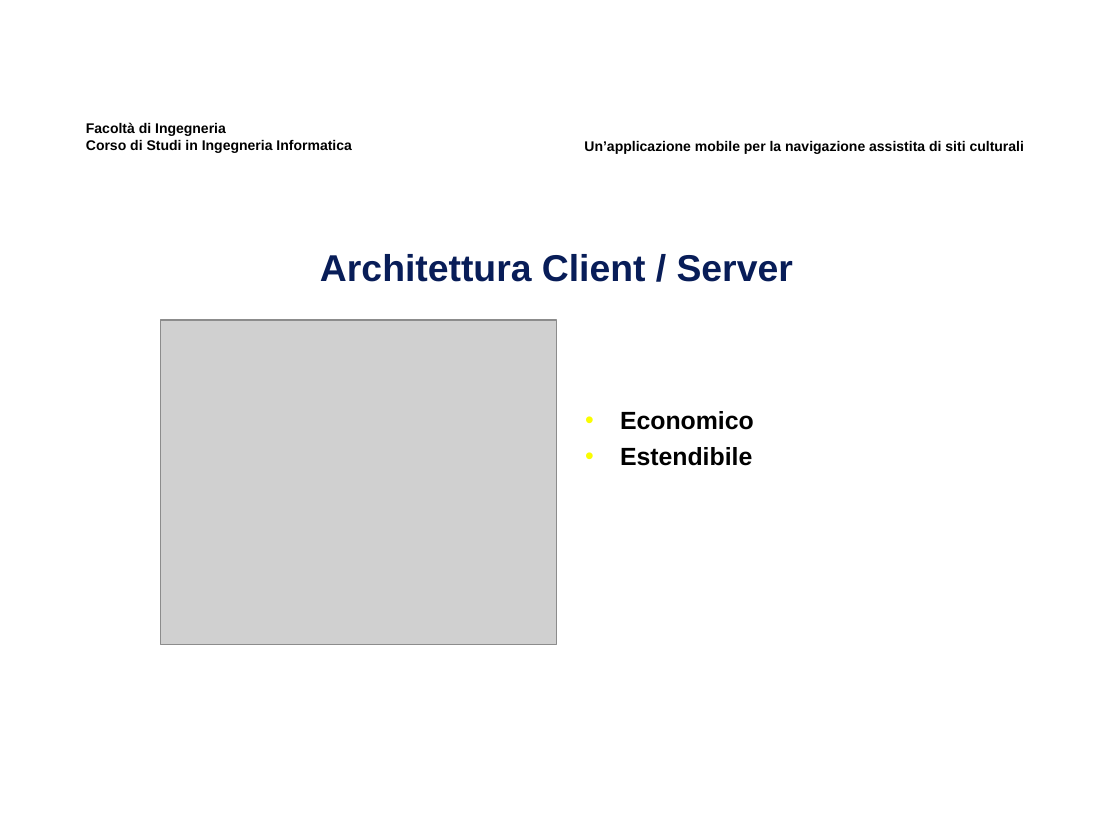
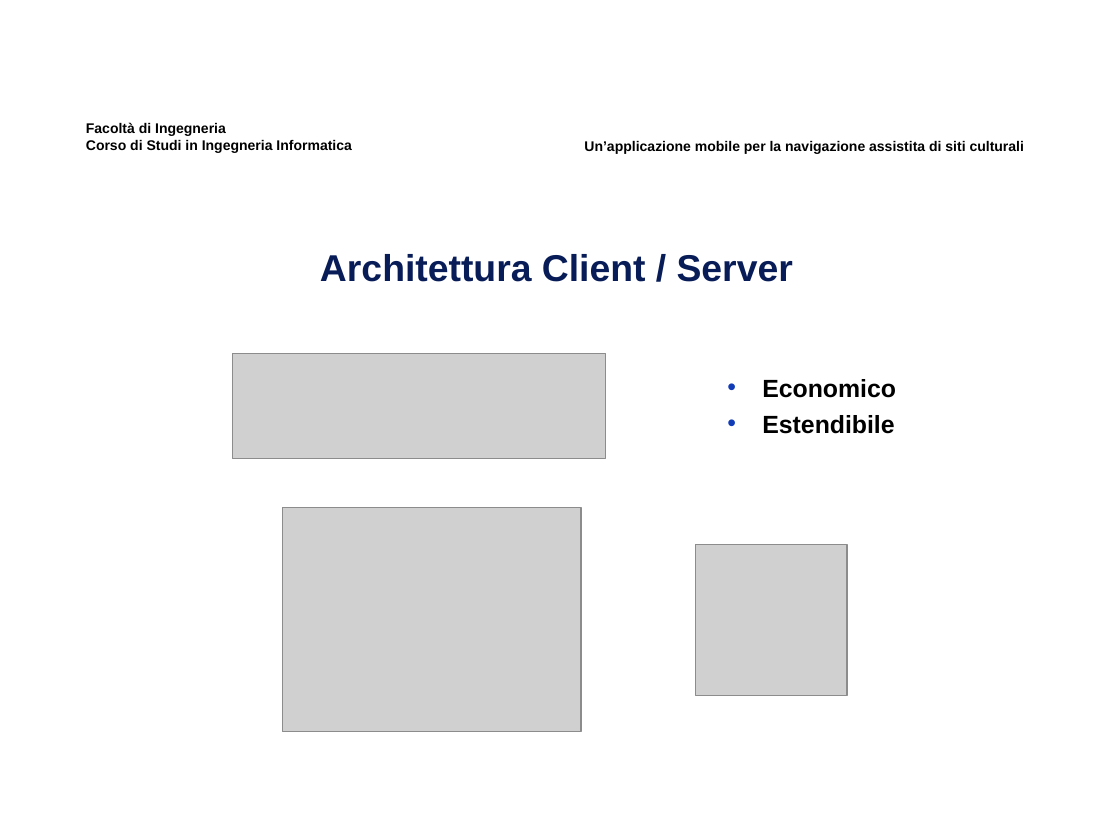
Before and after one commit to alanshearer/newthesis, a slide deck: slide 4 of slides/slidestesi.ppt. Drawn at 1120x840 pixels with LibreOffice and Linux fonts; fonts in the diff are those of the drawing; grey boxes stand for pictures; background and template pictures are left out. Boxes give left, top, right and bottom in pixels: in the first picture for what was removed or moved away, otherwise in the second. Text is boxed around its words. In the diff, an @@ line names an element or a change of style, - is before the commit and + after.

```diff
--- a/slides/slidestesi.ppt
+++ b/slides/slidestesi.ppt
@@ picture resized from (x1=161, y1=320, x2=557, y2=645) to (x1=232, y1=353, x2=605, y2=458) @@
@@ subtitle "Economico" moved from (x1=620, y1=411, x2=754, y2=466) to (x1=762, y1=379, x2=896, y2=434) @@
@@ subtitle "Economico" at (x1=762, y1=379, x2=896, y2=434): bullet colour #FAFD00 to #113CB7 @@
@@ picture added at (x1=282, y1=507, x2=581, y2=731) @@
@@ picture added at (x1=696, y1=544, x2=847, y2=696) @@
```
Also in this commit, not shown: 8 other slides changed, 17 other files.
